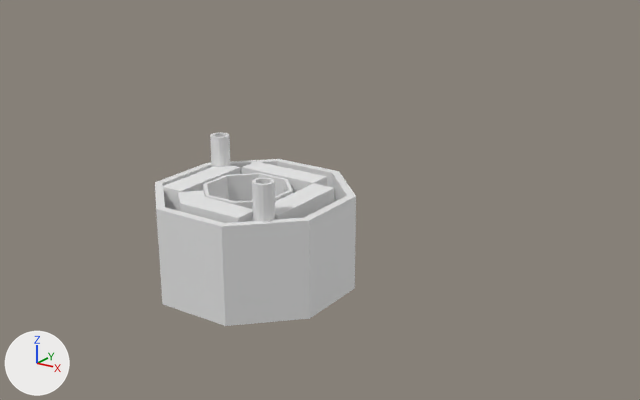
Renders of the Blender file blender/motorsketches.blend from each side of a commit.
The view is the same before and after, from a 50 mm camera at (10.78, -14.01, 7.19) aimed at (0.34, 1.35, 0.5). Arrows for +X, +Y and +Z are at lower left; the lights stay in place.
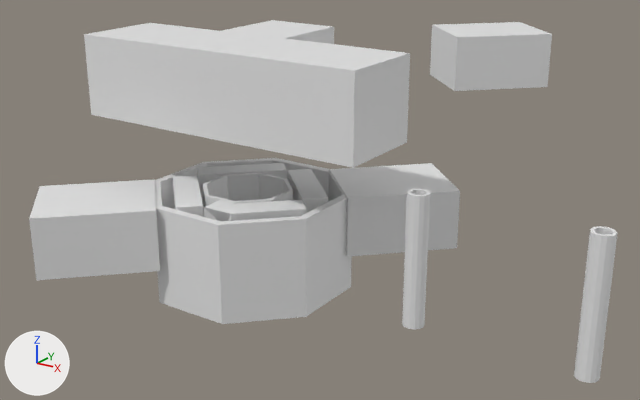
What differs and where, as boxes (x1, y1, x2, y2) in the pictures (640 x 400 px):
'Cube.004', added: after (84, 23, 410, 168)
'Cylinder.001', moved: before (155, 159, 356, 326); after (155, 158, 352, 324)
'Cube.005', added: after (29, 179, 160, 280)
'Cube.006', added: after (329, 163, 460, 257)
'Cube.007', added: after (430, 22, 552, 91)
'Cylinder.002', moved: before (252, 178, 275, 222); after (574, 226, 618, 383)
'Cylinder.003', moved: before (210, 132, 231, 167); after (402, 188, 430, 329)
'Cube.002', moved, turned: before (178, 190, 253, 223); after (204, 200, 306, 221)
'Cube.003', moved, turned: before (275, 183, 334, 219); after (288, 169, 328, 213)
'Cube', moved, turned: before (162, 165, 240, 211); after (173, 175, 204, 217)
'Cube.001', moved, turned: before (242, 161, 327, 193); after (197, 163, 287, 216)
'Cube.008', added: after (222, 20, 334, 44)

Patch to the scene script:
```diff
--- a/blender/motorsketches.blend.py
+++ b/blender/motorsketches.blend.py
@@ me_cube_004 @@
+me_cube_004.from_pydata(...)  # a box spanning x -1.0..1.0, y -1.0..1.0, z -1.0..1.0
@@ me_cube_008 @@
+me_cube_008.from_pydata([(0.69, -0.58, -1.0), (0.69, -0.58, 1.0), (-0.47, 0.84, -1.0), (-0.47, 0.84, 1.0), (2.1, 1.15, -1.0), (2.1, 1.15, 1.0), (0.94, 2.56, -1.0), (0.94, 2.56, 1.0)], [], [(1, 3, 2, 0), (3, 7, 6, 2), (7, 5, 4, 6), (5, 1, 0, 4), (0, 2, 6, 4), (5, 7, 3, 1)])
@@ ob_cylinder_003 @@
 ob_cylinder_003 = bpy.data.objects.new('Cylinder.003', me_cylinder_003)
-ob_cylinder_003.location = (-2.15, 0.94, 0.32)
+ob_cylinder_003.location = (3.5, -0.01, 0.32)
 ob_cylinder_003.scale = (0.221, 0.221, 1.38)
@@ ob_cylinder_002 @@
 ob_cylinder_002 = bpy.data.objects.new('Cylinder.002', me_cylinder_002)
-ob_cylinder_002.location = (0.7, -1.13, 0.32)
+ob_cylinder_002.location = (6.97, -0.02, 0.32)
 ob_cylinder_002.scale = (0.221, 0.221, 1.38)
@@ ob_cylinder_001 @@
 ob_cylinder_001 = bpy.data.objects.new('Cylinder.001', me_cylinder_001)
-ob_cylinder_001.location = (-0.55, 0.11, -0.13)
+ob_cylinder_001.location = (-0.66, 0.13, -0.13)
 ob_cylinder_001.rotation_euler = (0.0, 0.0, 1.178)  # degrees (0, 0, 67)
@@ ob_cube_003 @@
 ob_cube_003 = bpy.data.objects.new('Cube.003', me_cube_003)
-ob_cube_003.location = (0.68, 0.0, 0.0)
-ob_cube_003.rotation_euler = (-3.142, 1.571, 0.0)  # degrees (-180, 90, 0)
+ob_cube_003.location = (0.29, 0.93, 0.0)
+ob_cube_003.rotation_euler = (-3.927, 1.571, 0.0)  # degrees (-225, 90, 0)
@@ ob_cube_002 @@
 ob_cube_002 = bpy.data.objects.new('Cube.002', me_cube_002)
-ob_cube_002.location = (-0.61, -1.29, 0.0)
-ob_cube_002.rotation_euler = (-4.712, 1.571, 0.0)  # degrees (-270, 90, 0)
+ob_cube_002.location = (0.29, -0.9, 0.0)
+ob_cube_002.rotation_euler = (-5.498, 1.571, 0.0)  # degrees (-315, 90, 0)
@@ ob_cube_001 @@
 ob_cube_001 = bpy.data.objects.new('Cube.001', me_cube_001)
-ob_cube_001.location = (-0.61, 1.29, 0.0)
-ob_cube_001.rotation_euler = (-1.571, 1.571, 0.0)  # degrees (-90, 90, 0)
+ob_cube_001.location = (-1.53, 0.93, 0.0)
+ob_cube_001.rotation_euler = (-2.356, 1.571, 0.0)  # degrees (-135, 90, 0)
@@ ob_cube @@
 ob_cube = bpy.data.objects.new('Cube', me_cube)
-ob_cube.location = (-1.9, 0.0, 0.0)
-ob_cube.rotation_euler = (0.0, 1.571, 0.0)  # degrees (0, 90, 0)
+ob_cube.location = (-1.53, -0.9, 0.0)
+ob_cube.rotation_euler = (-0.785, 1.571, 0.0)  # degrees (-45, 90, 0)
@@ ob_cube_004 @@
+ob_cube_004 = bpy.data.objects.new('Cube.004', me_cube_004)
+ob_cube_004.location = (-0.76, 0.0, 3.18)
+ob_cube_004.scale = (3.43, 1.0, 0.888)
@@ ob_cube_005 @@
+ob_cube_005 = bpy.data.objects.new('Cube.005', me_cube_004.copy())
+ob_cube_005.location = (-2.85, -2.25, 0.31)
+ob_cube_005.rotation_euler = (0.0, 0.0, 0.785)  # degrees (0, 0, 45)
+ob_cube_005.scale = (1.22, 1.0, 0.66)
@@ ob_cube_006 @@
+ob_cube_006 = bpy.data.objects.new('Cube.006', me_cube_004.copy())
+ob_cube_006.location = (1.65, 2.25, 0.31)
+ob_cube_006.rotation_euler = (0.0, 0.0, 0.785)  # degrees (0, 0, 45)
+ob_cube_006.scale = (1.22, 1.0, 0.66)
@@ ob_cube_007 @@
+ob_cube_007 = bpy.data.objects.new('Cube.007', me_cube_004.copy())
+ob_cube_007.location = (1.6, 7.17, 2.96)
+ob_cube_007.rotation_euler = (0.0, 0.0, 0.785)  # degrees (0, 0, 45)
+ob_cube_007.scale = (1.22, 1.0, 0.66)
@@ ob_cube_008 @@
+ob_cube_008 = bpy.data.objects.new('Cube.008', me_cube_008)
+ob_cube_008.location = (-2.9, 2.67, 2.96)
+ob_cube_008.rotation_euler = (0.0, 0.0, 0.785)  # degrees (0, 0, 45)
+ob_cube_008.scale = (1.22, 1.0, 0.66)
```
